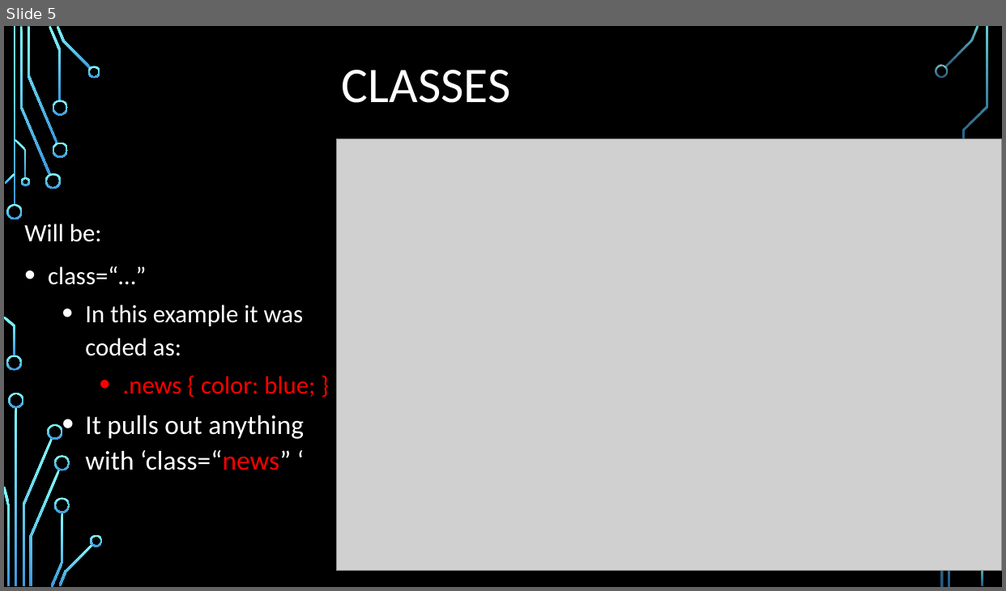
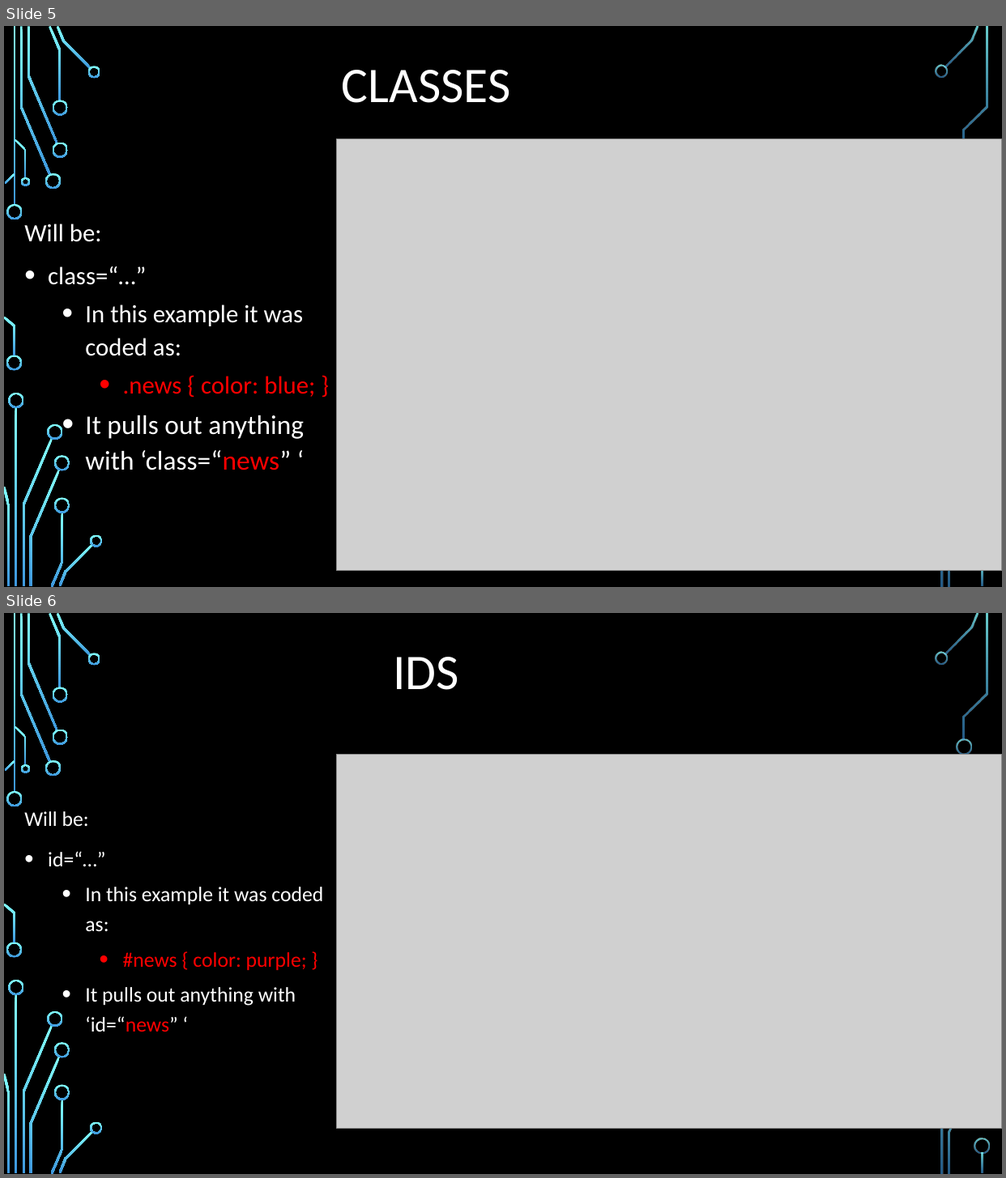
Before and after one commit to mkshoaf/mkshoaf.github.io, a slide deck: presentation/CSS Specificity.pptx. Shown one above the other, each under a label of ours: slide 5 before the commit, slides 5 and 6 after it. The pictures are 1006x591 and 1006x1178 pixels, drawn with LibreOffice and Linux fonts; fonts in the diff are those of the drawing; grey boxes stand for pictures; background and template pictures are left out. Boxes give left, top, right and bottom in pixels: in the first picture for what was removed or moved away, otherwise in the second. Text is boxed around its words. In the diff, an @@ line names an element or a change of style, - is before the commit and + after.

```diff
--- a/presentation/CSS Specificity.pptx
+++ b/presentation/CSS Specificity.pptx
@@ slide 6 added at [4,613,1002,1174], background picture (left out); not listed: 32 template elements that a slide beside it also shows @@
@@ title added at [394,657,460,690], 48 pt, text #FFFFFF @@
+IDS
@@ picture added at [336,755,1002,1129] @@
@@ freeform shape added at [957,739,972,755], fill gradient #82FFFF to #3D97DE @@
@@ text added at [24,811,323,1032], 20 pt, text #FFFFFF @@
+Will be:
+• id=“…”
+  • In this example it was coded as:
+    • #news { color: purple; }
+  • It pulls out anything with ‘id=“news” ‘
@@ freeform shape added at [974,1139,990,1154], fill gradient #82FFFF to #3D97DE @@
```
Also in this commit, not shown: 1 slide changed, 3 other slides added.
